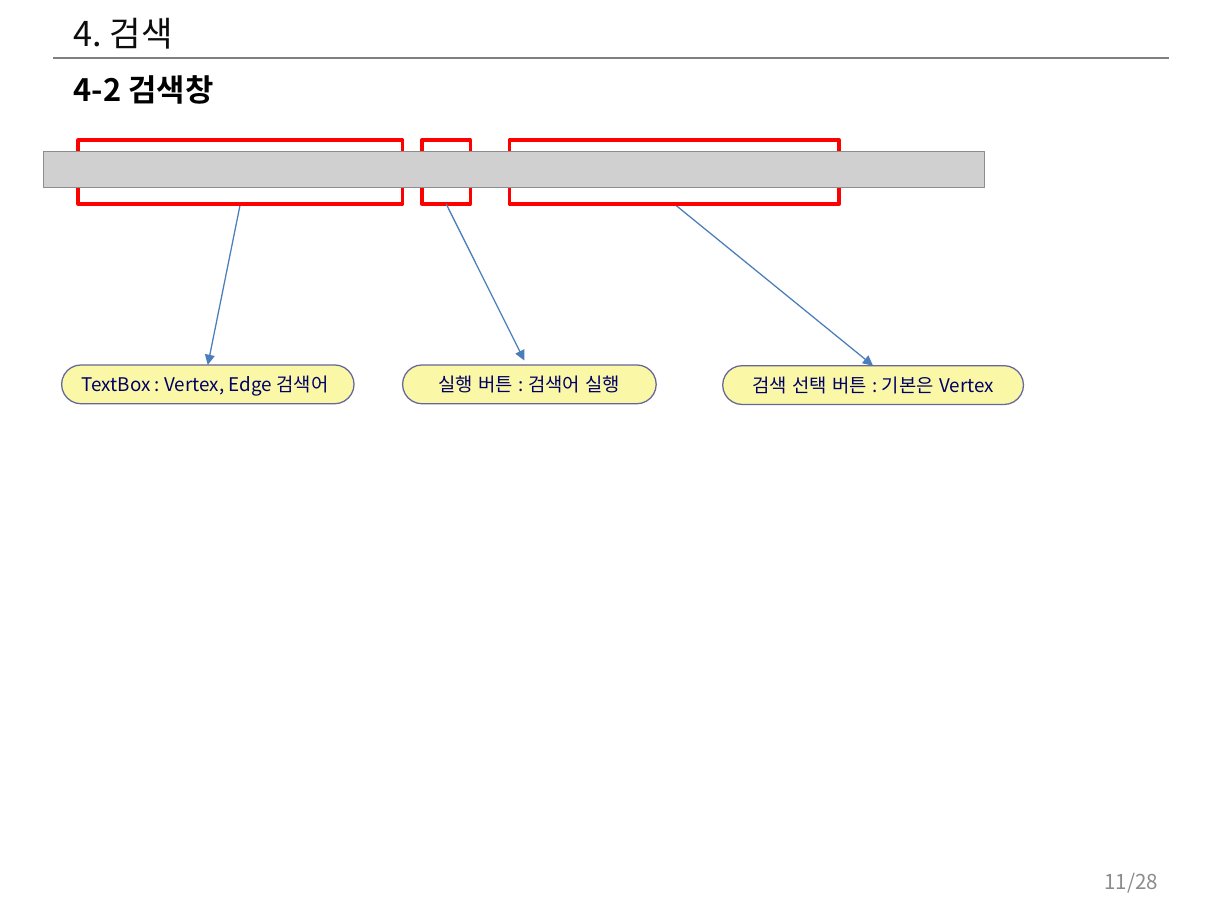
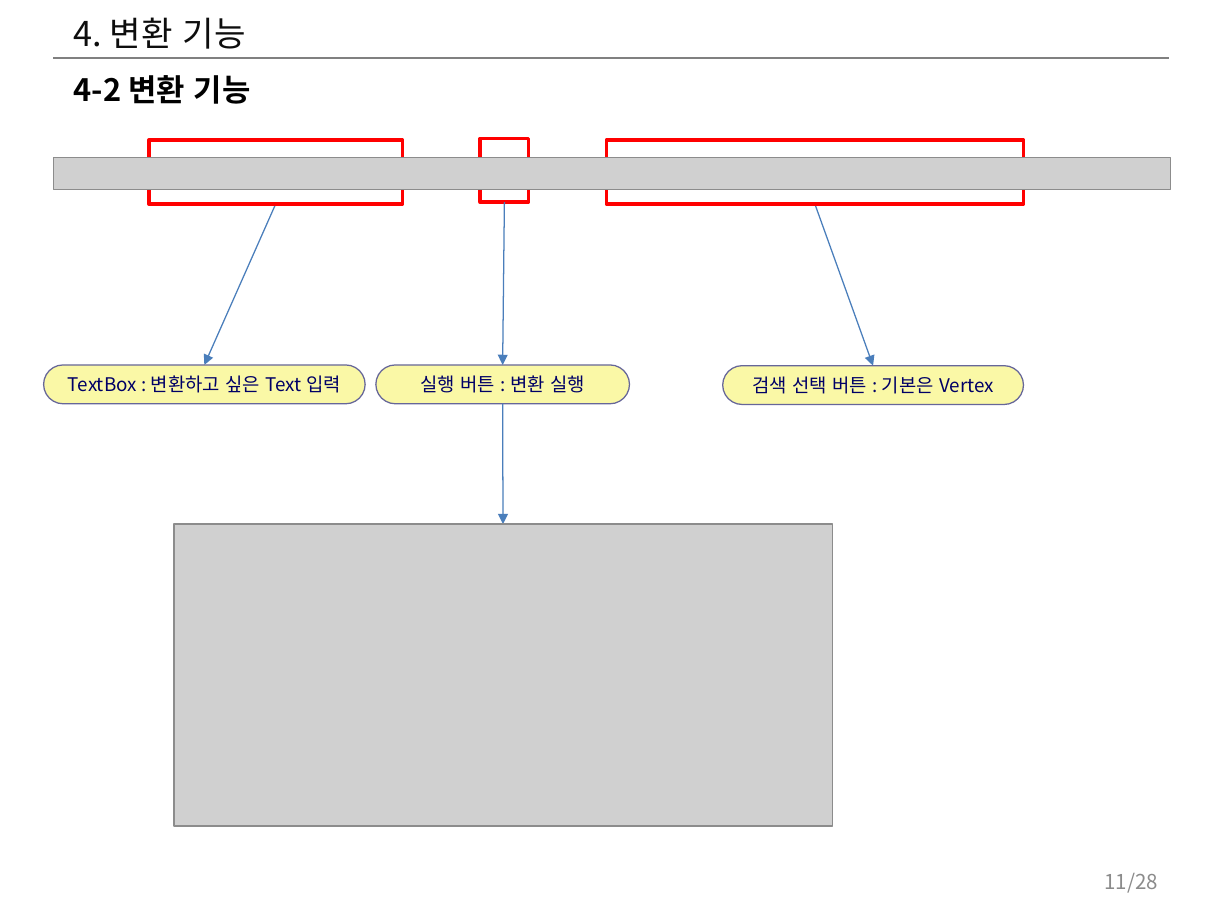
Before and after one commit to hwany7seo/gdbms_document, a slide deck: slide 11 of mockup/시각화도구_UI_UX_기획서.pptx. Drawn at 1232x924 pixels with LibreOffice and Linux fonts; fonts in the diff are those of the drawing; grey boxes stand for pictures. Boxes give left, top, right and bottom in pixels: in the first picture for what was removed or moved away, otherwise in the second. Text is boxed around its words. In the diff, an @@ line names an element or a change of style, - is before the commit and + after.

```diff
--- a/mockup/시각화도구_UI_UX_기획서.pptx
+++ b/mockup/시각화도구_UI_UX_기획서.pptx
@@ title at [74,17,246,49]: text changed @@
-4. 검색
+4. 변환 기능
@@ text at [74,75,251,104]: text changed @@
-4-2 검색창
+4-2 변환 기능
@@ rectangle: place and size @@
-rectangle at [78,140,402,205]
+rectangle at [149,140,403,205]
@@ rectangle: place and size @@
-rectangle at [423,140,471,205]
+rectangle at [480,138,529,202]
@@ rectangle: place and size @@
-rectangle at [509,140,839,205]
+rectangle at [606,140,1024,205]
@@ picture: place and size @@
-picture at [43,152,984,187]
+picture at [53,158,1170,190]
@@ arrow moved from (240, 205) - (208, 365) to (276, 205) - (205, 365) @@
@@ arrow moved from (446, 205) - (525, 361) to (504, 202) - (503, 365) @@
@@ arrow moved from (674, 205) - (873, 366) to (814, 205) - (873, 366) @@
@@ rounded rectangle "TextBox : 변환하고 싶은 Text ...": place and size @@
-rounded rectangle "TextBox : 변환하고 싶은 Text ..." at [62,365,354,403]
+rounded rectangle "TextBox : 변환하고 싶은 Text ..." at [43,365,365,403]
@@ text in rounded rectangle at [68,375,341,393]: text changed @@
-TextBox : Vertex, Edge 검색어
+TextBox : 변환하고 싶은 Text 입력
@@ rounded rectangle "실행 버튼 : 변환 실행": place and size @@
-rounded rectangle "실행 버튼 : 변환 실행" at [403,365,657,403]
+rounded rectangle "실행 버튼 : 변환 실행" at [376,365,630,403]
@@ text in rounded rectangle at [420,375,585,393]: text changed @@
-실행 버튼 : 검색어 실행
+실행 버튼 : 변환 실행
@@ arrow added from (503, 404) to (503, 524), #4B7EBC 0.75 pt @@
@@ picture added at [174,524,832,825] @@
```
Also in this commit, not shown: 10 other slides changed, 39 other files.
